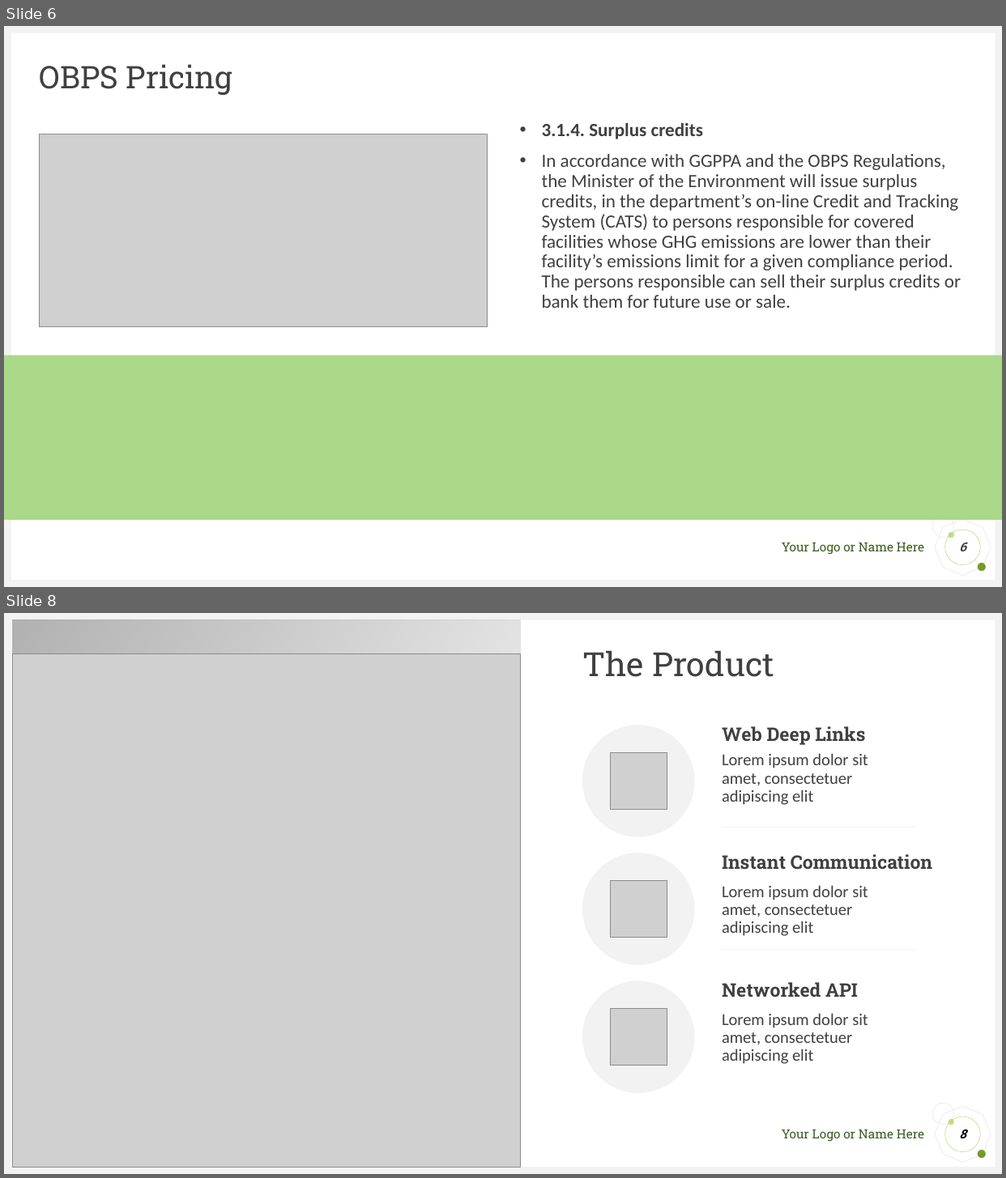
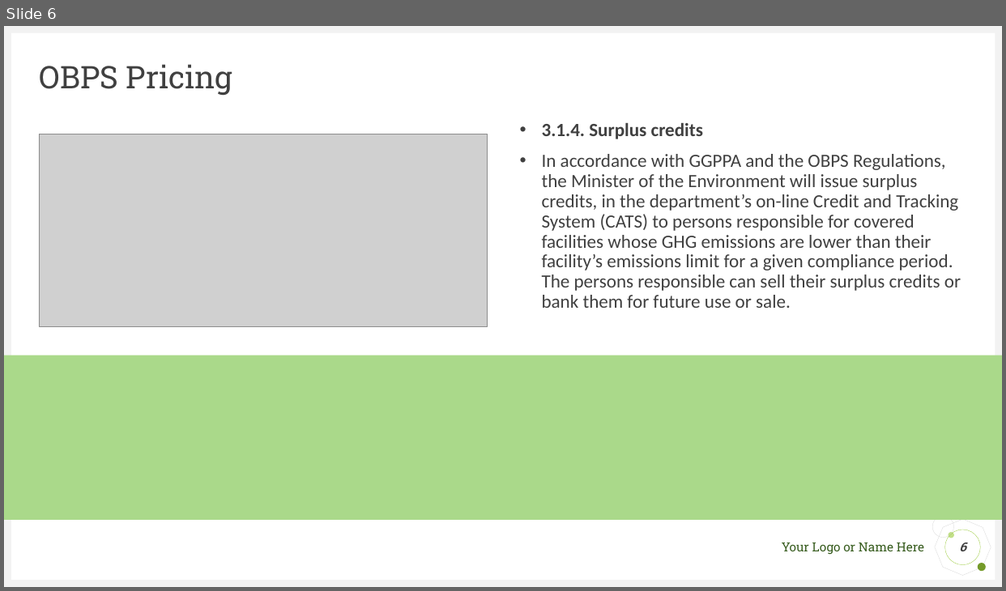
Before and after one commit to saimzuberi/Carbon_Credit_Market, a slide deck: Project Presentation/Final Presentation .pptx. Shown one above the other, each under a label of ours: slides 6 and 8 before the commit, slide 6 after it; the slides between them are not shown. The pictures are 1006x1178 and 1006x591 pixels, drawn with LibreOffice and Linux fonts; fonts in the diff are those of the drawing; grey boxes stand for pictures. Boxes give left, top, right and bottom in pixels: in the first picture for what was removed or moved away, otherwise in the second. Text is boxed around its words. In the diff, an @@ line names an element or a change of style, - is before the commit and + after.

```diff
--- a/Project Presentation/Final Presentation .pptx
+++ b/Project Presentation/Final Presentation .pptx
@@ slide 8 removed at (4, 613, 1002, 1174), background #FFFFFF; not listed: 9 template elements that a slide beside it also shows @@
@@ rectangle removed at (13, 619, 522, 1167) @@
@@ picture removed at (13, 653, 522, 1167) @@
@@ title removed at (582, 650, 774, 677) @@
-The Product
@@ ellipse removed at (582, 725, 695, 837) @@
@@ text removed at (722, 726, 865, 745) @@
-Web Deep Links
@@ picture removed at (611, 753, 667, 810) @@
@@ text removed at (722, 753, 868, 805) @@
-Lorem ipsum dolor sit amet, consectetuer adipiscing elit
@@ line removed from (917, 827) to (722, 827) @@
@@ ellipse removed at (582, 854, 695, 965) @@
@@ text removed at (722, 854, 932, 869) @@
-Instant Communication
@@ picture removed at (611, 881, 667, 938) @@
@@ text removed at (722, 885, 868, 936) @@
-Lorem ipsum dolor sit amet, consectetuer adipiscing elit
@@ line removed from (917, 949) to (722, 949) @@
@@ ellipse removed at (582, 982, 695, 1093) @@
@@ text removed at (722, 982, 858, 997) @@
-Networked API
@@ picture removed at (611, 1009, 667, 1066) @@
@@ text removed at (722, 1013, 868, 1064) @@
-Lorem ipsum dolor sit amet, consectetuer adipiscing elit
@@ page number removed at (945, 1117, 980, 1152) @@
-8
```
Also in this commit, not shown: 4 slides changed, 9 slides added, 11 other slides removed, 9 other files.
